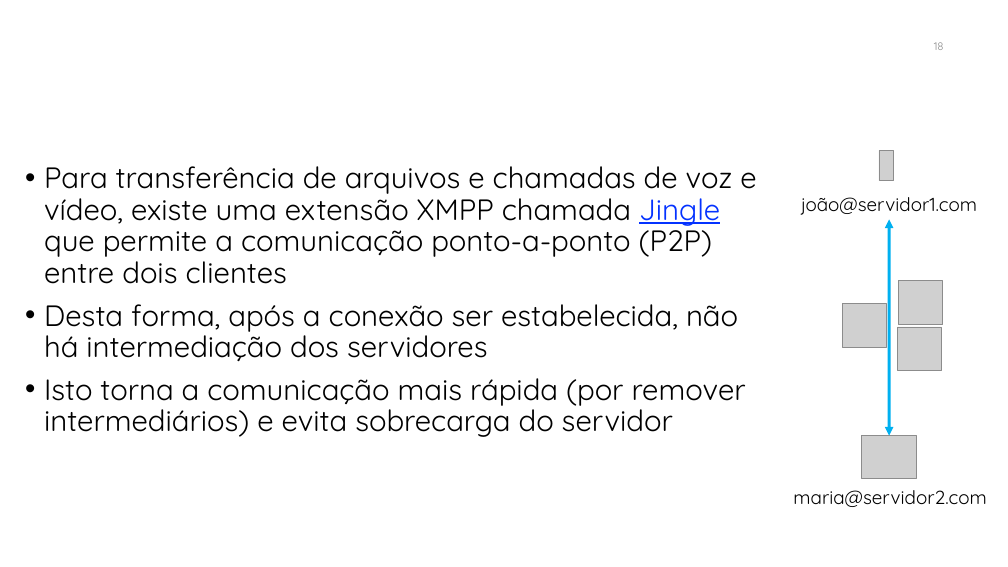
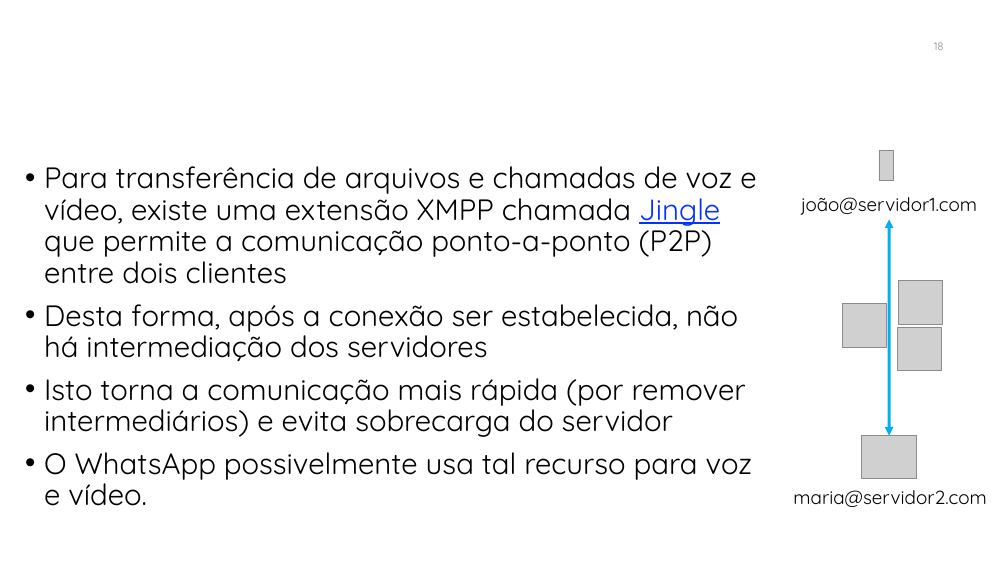
Before and after one commit to manoelcampos/sistemas-distribuidos, a slide deck: slide 18 of projects/03-xmpp/xmpp.pptx. Drawn at 1008x567 pixels with LibreOffice and Linux fonts; fonts in the diff are those of the drawing; grey boxes stand for pictures; background and template pictures are left out. Boxes give left, top, right and bottom in pixels: in the first picture for what was removed or moved away, otherwise in the second. Text is boxed around its words. In the diff, an @@ line names an element or a change of style, - is before the commit and + after.

```diff
--- a/projects/03-xmpp/xmpp.pptx
+++ b/projects/03-xmpp/xmpp.pptx
@@ text at bbox=[44, 452, 753, 506]: paragraph added @@
+• O WhatsApp possivelmente usa tal recurso para voz e vídeo.
```
Also in this commit, not shown: 5 other slides changed, 1 slide added.
